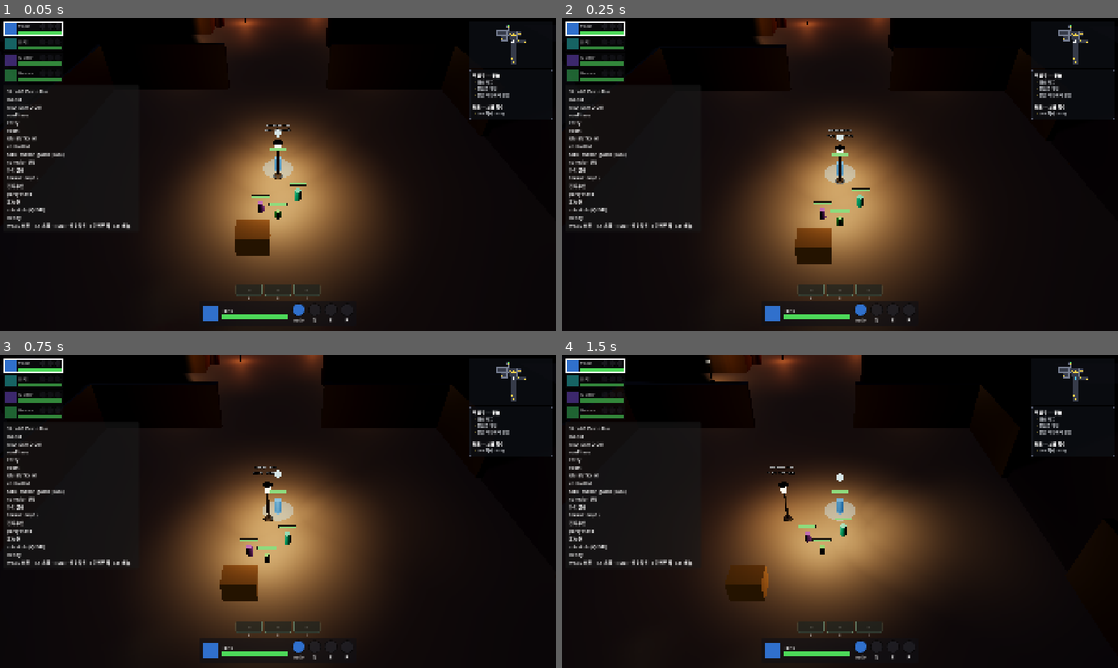
Above: before the commit, frames 1-4 (two rows, left to right).
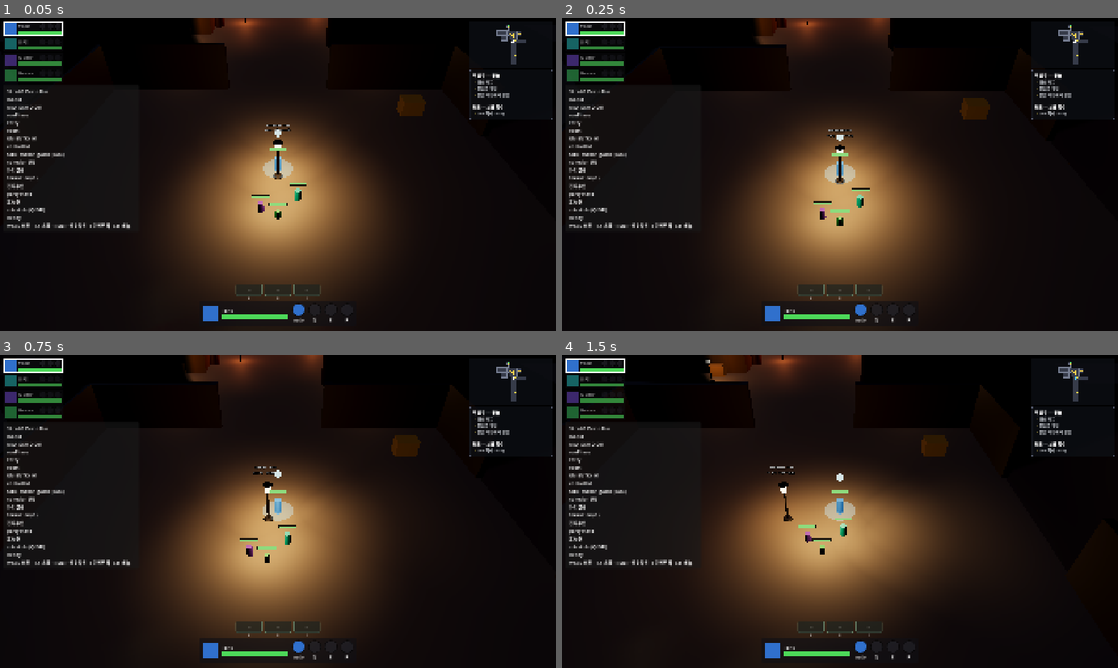
Above: after the commit, the same moments.

Repository: haepari1019/project_tdc_game
Game: Godot game, scene res://scenes/run/dungeon_run.tscn
Same seed, same stepped clock (60 frames per second), same inputs: the game is played once before the commit and once after it. This scene is started directly instead of the project's main scene.
Inputs (mouse positions are in pixels of both pictures, inside the frame that each line leads up to):
- Up to frame 1 (0.05 s): no input
- Up to frame 2 (0.25 s): no input
- Up to frame 3 (0.75 s): tap Enter at 0.5 s; move the mouse to (400, 495) at 0.52 s; hold D (move_right) from 0.53 s (still down); hold F (interact) from 0.53 s (still down); click (400, 495) at 0.67 s
- Up to frame 4 (1.5 s): release D (move_right) at 1.25 s; release F (interact) at 1.25 s; drag from (728, 527) to (812, 574) at 1.27 s

The runs differ from the first frame. In frame 1, 1.0% of the frame differs, in the area x 42-95%, y 5-76%; in frame 2, 1.1%; in frame 3, 1.1%, in the area x 39-95%, y 5-79%; in frame 4, 0.9%.

Commit message:
feat(loot): 재료 스택(백팩/스태시/금고) + 상자 주변부·장애물 배치
- 재료 스택: ItemFactory.haul_item에 count/max_stack(99) + inventory_ui.add_haul_to_backpack
  스택(같은 haul_material_id 기존 타일 채움→새 타일, 소비품과 동형). loose-load count 전달.
  금고/스태시 표시는 기존에도 count 집계(collect_haul·make_haul_stash_item) — 일관.
- 상자 배치: 방 중앙 회피 → 장애물/기둥 옆(보유 방 55%, map.get_obstacle_positions 신설) 또는
  주변부 모서리(벽 근처, 개구부 회피 위해 모서리 편향) + 방 안 클램프.

검증: ci_smoke PASS(부팅 시 절차적 상자 배치). 스택/배치 체감=F5.

Co-Authored-By: Claude Opus 4.8 (1M context) <noreply@anthropic.com>

Diff:
--- a/scripts/run/dungeon_run.gd
+++ b/scripts/run/dungeon_run.gd
@@ -28,7 +28,10 @@
 const CHEST_AREA_PER := 520.0    # m²당 상자 ~1개 기대(+ rng 0~1 가산)
 const CHEST_MAX_PER_ROOM := 3
 const RARE_CHEST_FRAC := 0.18    # 좋은(희귀) 상자 비율 — 덜 배치
-const CHEST_WALL_MARGIN := 4.0   # 벽에서 안쪽으로
+const CHEST_WALL_MARGIN := 4.0   # 벽에서 안쪽으로(클램프 경계)
+const CHEST_PERIM_MARGIN := 2.5  # 주변부 배치 시 벽에서 안쪽(벽 근처)
+const CHEST_OBSTACLE_FRAC := 0.55  # 장애물 보유 방에서 기둥/장애물 옆 배치 비율
+const CHEST_OBSTACLE_GAP := 3.2  # 장애물 중심에서 떨어진 거리(옆에 붙음)
 const WallXray := preload("res://scripts/run/controllers/wall_xray.gd")
 const VisionFog := preload("res://scripts/run/controllers/vision_fog.gd")
 const EnemyVisionOverlay := preload("res://scripts/run/controllers/enemy_vision_overlay.gd")
@@ -496,9 +499,12 @@
 	for room_ref in LOOT_CHEST_ROOMS:
 		var center: Vector3 = _map.get_spawn_position(room_ref)
 		var size: Vector3 = _map.get_room_size(room_ref) if _map.has_method("get_room_size") else Vector3(16, 0, 16)
+		var obstacles: Array = _map.get_obstacle_positions(room_ref) if _map.has_method("get_obstacle_positions") else []
 		var n: int = clampi(int(floor(size.x * size.z / CHEST_AREA_PER + rng.randf())), 0, CHEST_MAX_PER_ROOM)
-		var hx: float = maxf(1.0, size.x * 0.5 - CHEST_WALL_MARGIN)
+		var hx: float = maxf(1.0, size.x * 0.5 - CHEST_WALL_MARGIN)        # 클램프 경계(벽)
 		var hz: float = maxf(1.0, size.z * 0.5 - CHEST_WALL_MARGIN)
+		var px: float = maxf(1.0, size.x * 0.5 - CHEST_PERIM_MARGIN)       # 주변부(벽 근처)
+		var pz: float = maxf(1.0, size.z * 0.5 - CHEST_PERIM_MARGIN)
 		for _i in n:
 			var rare := rng.randf() < RARE_CHEST_FRAC
 			var c := Chest.new()
@@ -506,7 +512,20 @@
 			c.title = "봉인된 유물함" if rare else "유물 상자"
 			c.items = _loot.build_chest_items(c.tier)
 			c.setup(_inventory_ui)
-			c.position = center + Vector3(rng.randf_range(-hx, hx), 0.0, rng.randf_range(-hz, hz))
+			var pos: Vector3
+			if not obstacles.is_empty() and rng.randf() < CHEST_OBSTACLE_FRAC:
+				# 장애물/기둥 옆에 붙임
+				var o: Vector3 = obstacles[rng.randi() % obstacles.size()]
+				var ang := rng.randf() * TAU
+				pos = o + Vector3(cos(ang), 0.0, sin(ang)) * CHEST_OBSTACLE_GAP
+			else:
+				# 주변부(모서리) — 벽/모서리에 붙음(중앙 회피; 모서리 편향으로 개구부도 회피)
+				var sx: float = 1.0 if rng.randf() < 0.5 else -1.0
+				var sz: float = 1.0 if rng.randf() < 0.5 else -1.0
+				pos = center + Vector3(sx * (px - rng.randf_range(0.0, 2.0)), 0.0, sz * (pz - rng.randf_range(0.0, 2.0)))
+			pos.x = clampf(pos.x, center.x - hx, center.x + hx)   # 방 안으로 클램프
+			pos.z = clampf(pos.z, center.z - hz, center.z + hz)
+			c.position = pos
 			add_child(c)
 			_vision_fog.fog_object(c)
 			placed += 1
--- a/scripts/ui/inventory/inventory_ui.gd
+++ b/scripts/ui/inventory/inventory_ui.gd
@@ -260,10 +260,28 @@
 
 ## Add a looted haul material to the backpack as At-Risk run inventory (D-029 §4). On Extraction
 ## Success it transfers to hubHaulVault (Safe); on failure it is lost. Returns false if full.
-func add_haul_to_backpack(haul_material_id: String, at_risk: bool) -> bool:
+## 재료는 스택 — 같은 haul_material_id 기존 타일을 채운 뒤(≤max_stack) 새 타일 생성(소비품과 동형).
+func add_haul_to_backpack(haul_material_id: String, at_risk: bool, count: int = 1) -> bool:
 	var m: Dictionary = Slice01Data.get_haul_material(haul_material_id)
 	var display := String(m.get("display", haul_material_id))
-	return _backpack.add_item_dict(ItemFactory.haul_item(haul_material_id, display, at_risk))
+	var max_stack := ItemFactory.HAUL_MAX_STACK
+	var remaining := count
+	for it in _backpack.items:
+		if remaining <= 0:
+			break
+		if String(it.get("kind", "")) == "haul" and String(it.get("haul_material_id", "")) == haul_material_id:
+			var room := max_stack - int(it.get("count", 1))
+			if room > 0:
+				var add := mini(room, remaining)
+				it["count"] = int(it.get("count", 1)) + add
+				remaining -= add
+				_backpack.refresh_item_label(it)
+	while remaining > 0:
+		var n := mini(max_stack, remaining)
+		if not _backpack.add_item_dict(ItemFactory.haul_item(haul_material_id, display, at_risk, n)):
+			break
+		remaining -= n
+	return remaining < count   # true if any added (스택 채움 포함)
 
 
 ## Haul materials currently in the run inventory → {haulMaterialId: count}. Consumed by the run-end
@@ -324,7 +342,7 @@
 			"skillbook":
 				add_skillbook_to_backpack(String(d.get("base_ability_id", "")), bool(d.get("at_risk", true)), d)   # affix·탄 보존
 			"haul":
-				add_haul_to_backpack(String(d.get("haul_material_id", "")), bool(d.get("at_risk", true)))
+				add_haul_to_backpack(String(d.get("haul_material_id", "")), bool(d.get("at_risk", true)), int(d.get("count", 1)))
 			"consumable":
 				add_consumable_to_backpack(String(d.get("consumable_id", "")), int(d.get("count", 1)))
 			_:
--- a/scripts/ui/inventory/item_factory.gd
+++ b/scripts/ui/inventory/item_factory.gd
@@ -31,13 +31,17 @@
 
 ## Backpack item dict from a haul material (1×1, ochre). Run-inventory At-Risk; on Extraction
 ## Success → hubHaulVault Safe (F-029 §3.2 / D-029 §4). 시설 승급 전용 재화.
-static func haul_item(haul_material_id: String, display: String, at_risk: bool) -> Dictionary:
+const HAUL_MAX_STACK := 99   # 재료는 크게 스택(백팩/스태시/금고). (tuning)
+
+static func haul_item(haul_material_id: String, display: String, at_risk: bool, count: int = 1) -> Dictionary:
 	return {
 		"id": display if not display.is_empty() else haul_material_id,
 		"w": 1, "h": 1,
 		"color": Color(0.62, 0.5, 0.32),
 		"kind": "haul",
 		"haul_material_id": haul_material_id,
+		"count": count,
+		"max_stack": HAUL_MAX_STACK,
 		"at_risk": at_risk,
 	}
 
--- a/scripts/world/map_demo_layout.gd
+++ b/scripts/world/map_demo_layout.gd
@@ -237,6 +237,16 @@
 func get_room_size(room_ref: String) -> Vector3:
 	var p: Dictionary = _room_points.get(room_ref, {})
 	return p.get("size", Vector3(8, 0, 8))
+
+
+## 방 내 장애물(기둥/상자/배리어) 월드 위치들. 절차적 상자를 장애물/기둥에 붙여 배치하는 데 사용.
+func get_obstacle_positions(room_ref: String) -> Array:
+	var out: Array = []
+	var center: Vector3 = get_spawn_position(room_ref)
+	for obs in OBSTACLE_SPECS.get(room_ref, []):
+		var p: Vector2 = obs.get("pos", Vector2.ZERO)
+		out.append(Vector3(center.x + p.x, 0.0, center.z + p.y))
+	return out
 
 
 ## A spawn point pushed toward the room's FAR interior, away from `away_from` (the
